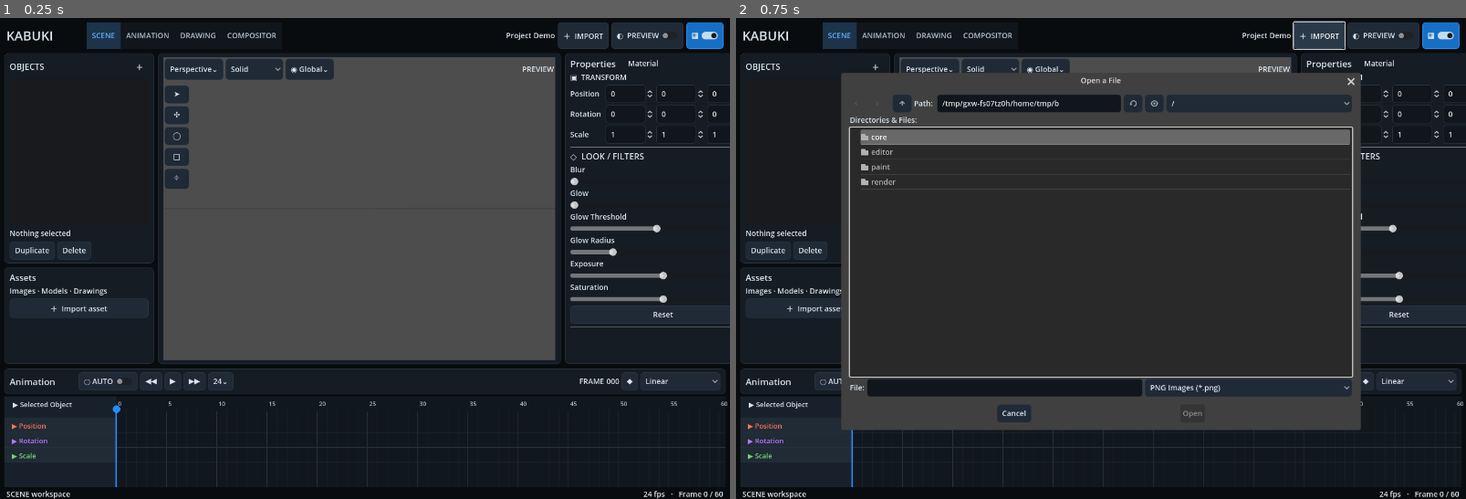
Above: before the commit, frames 1-2 (left to right).
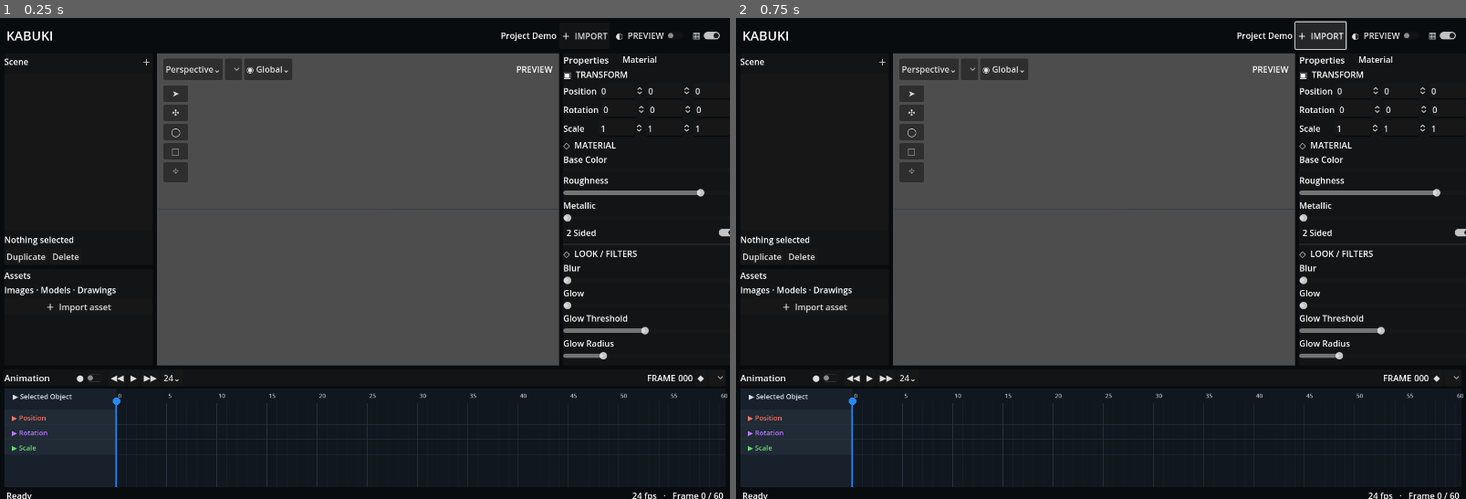
Above: after the commit, the same moments.

Repository: Onnevan/Kabuki
Game: Godot game, scene res://editor/main.tscn
Same seed, same stepped clock (60 frames per second), same inputs: the game is played once before the commit and once after it.
Inputs:
- Up to frame 1 (0.25 s): no input
- Up to frame 2 (0.75 s): click "＋ IMPORT" at 0.5 s

The runs differ from the first frame. In frame 1, 12% of the frame differs, in the area x 0-100%, y 0-100%; in frame 2, 47%.
Error after the commit: Parse Error: Too few arguments for "sculpt_screen()" call. Expected at least 5 but received 4. (res://editor/main.gd:697)

Commit message:
Add move pinch smooth inflate sculpt modes and live stroke styles

Diff:
--- a/paint/stroke3d.gd
+++ b/paint/stroke3d.gd
@@ -9,6 +9,8 @@
 var fill_color := Color(0.8, 0.25, 0.18, 0.55)
 var closed := false
 var stroke_id := ""
+var _sculpt_last_mouse := Vector2.ZERO
+var _sculpt_has_last := false
 
 func set_points(value: PackedVector3Array) -> void:
 	points = value.duplicate()
@@ -23,23 +25,59 @@
 	points.append(p)
 	rebuild()
 
-func sculpt_screen(brush_pos: Vector2, camera: Camera3D, brush_radius_px: float, strength: float) -> bool:
-	# Screen-space hit testing makes sculpt work even after points have been pushed
-	# away from the original drawing plane.
-	var local_direction := (global_transform.basis.inverse() * -camera.global_transform.basis.z).normalized()
+func begin_sculpt(mouse_pos: Vector2) -> void:
+	_sculpt_last_mouse = mouse_pos
+	_sculpt_has_last = true
+
+func end_sculpt() -> void:
+	_sculpt_has_last = false
+
+func sculpt_screen(brush_pos: Vector2, camera: Camera3D, brush_radius_px: float, strength: float, mode: String) -> bool:
+	var local_view := (global_transform.basis.inverse() * -camera.global_transform.basis.z).normalized()
+	var local_right := (global_transform.basis.inverse() * camera.global_transform.basis.x).normalized()
+	var local_up := (global_transform.basis.inverse() * camera.global_transform.basis.y).normalized()
+	var drag := brush_pos - _sculpt_last_mouse if _sculpt_has_last else Vector2.ZERO
+	_sculpt_last_mouse = brush_pos
+	_sculpt_has_last = true
 	var changed := false
+	var original := points.duplicate()
 	for i in range(points.size()):
-		var world_point := to_global(points[i])
+		var world_point := to_global(original[i])
 		if camera.is_position_behind(world_point): continue
 		var screen_point := camera.unproject_position(world_point)
 		var distance_px := screen_point.distance_to(brush_pos)
 		if distance_px > brush_radius_px: continue
 		var falloff := 1.0 - distance_px / maxf(brush_radius_px, 1.0)
 		falloff = falloff * falloff * (3.0 - 2.0 * falloff)
-		points[i] += local_direction * strength * falloff
+		match mode:
+			"move":
+				points[i] += (local_right * drag.x - local_up * drag.y) * strength * 0.035 * falloff
+			"pinch":
+				var target_world := camera.project_ray_origin(brush_pos) + camera.project_ray_normal(brush_pos) * camera.project_ray_origin(brush_pos).distance_to(world_point)
+				var target_local := to_local(target_world)
+				points[i] = points[i].lerp(target_local, clampf(absf(strength) * 3.0 * falloff, 0.0, 0.75))
+			"smooth":
+				if i > 0 and i < original.size() - 1:
+					var avg := (original[i - 1] + original[i + 1]) * 0.5
+					points[i] = points[i].lerp(avg, clampf(absf(strength) * 5.0 * falloff, 0.0, 0.85))
+			"inflate":
+				var tangent := Vector3.RIGHT
+				if i > 0 and i < original.size() - 1: tangent = (original[i + 1] - original[i - 1]).normalized()
+				elif i + 1 < original.size(): tangent = (original[i + 1] - original[i]).normalized()
+				var outward := tangent.cross(local_view).normalized()
+				var sign_dir := 1.0 if screen_point.x >= brush_pos.x else -1.0
+				points[i] += outward * sign_dir * strength * falloff
+			_:
+				points[i] += local_view * strength * falloff
 		changed = true
 	if changed: rebuild()
 	return changed
+
+func set_style(line_color: Color, use_fill: bool, new_fill_color: Color) -> void:
+	stroke_color = line_color
+	fill_enabled = use_fill
+	fill_color = new_fill_color
+	rebuild()
 
 func rebuild() -> void:
 	if points.size() < 2:
@@ -73,6 +111,7 @@
 	mesh = result
 	var mat := StandardMaterial3D.new()
 	mat.albedo_color = stroke_color
+	mat.vertex_color_use_as_albedo = true
 	mat.roughness = 0.8
 	mat.cull_mode = BaseMaterial3D.CULL_DISABLED
 	material_override = mat
